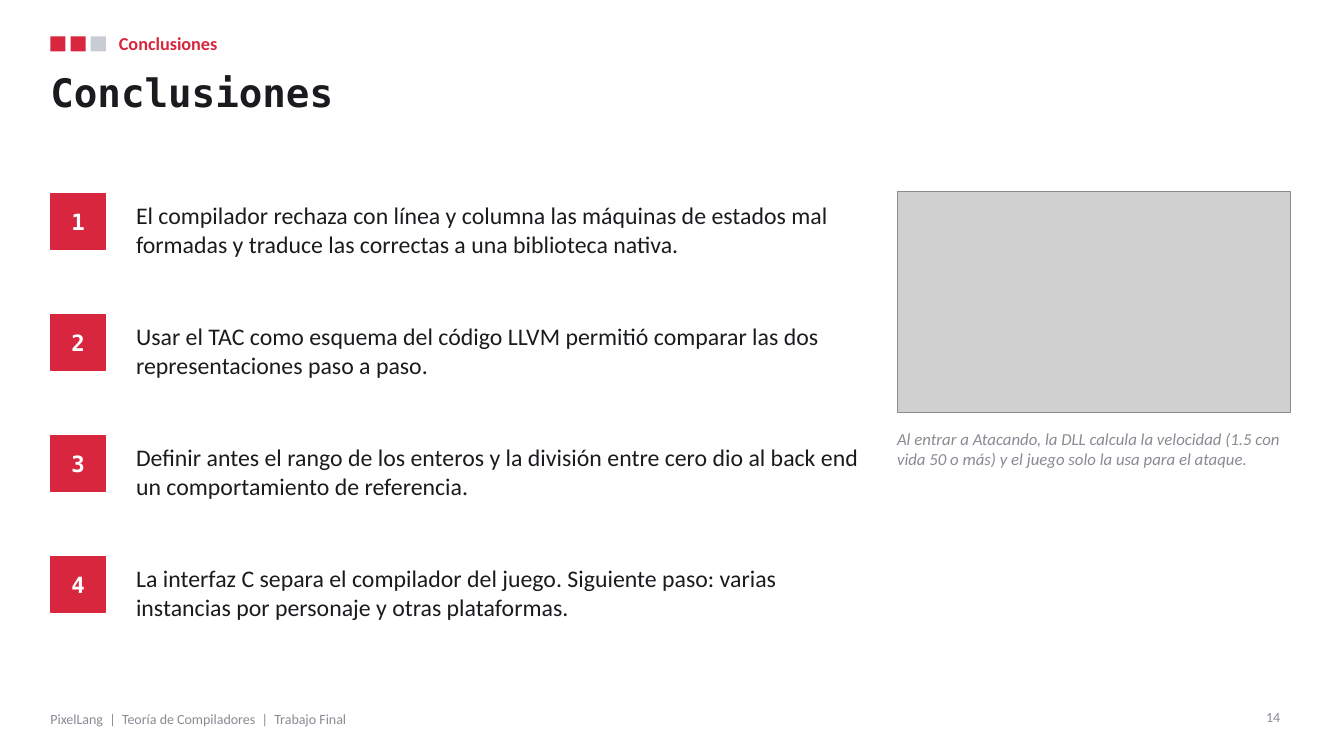
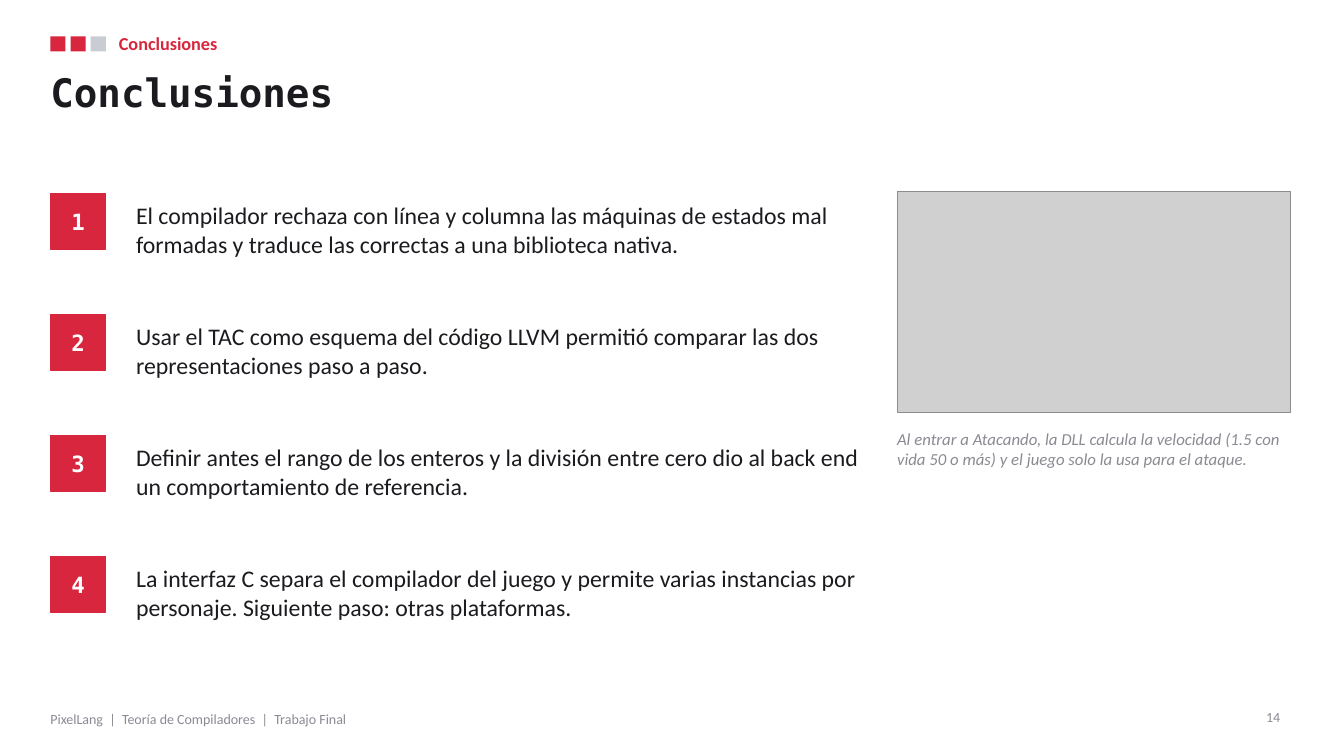
Before and after one commit to DavidRamPari/pixellang, a slide deck: slide 14 of docs/PixelLang_TrabajoFinal_Presentacion.pptx. Drawn at 1344x756 pixels with LibreOffice and Linux fonts; fonts in the diff are those of the drawing; grey boxes stand for pictures. Boxes give left, top, right and bottom in pixels: in the first picture for what was removed or moved away, otherwise in the second. Text is boxed around its words. In the diff, an @@ line names an element or a change of style, - is before the commit and + after.

Commit message:
Informe, presentación y video con los dos slimes
El informe explica las instancias de la interfaz C, el minijuego con dos slimes y el
nuevo límite (64 instancias por personaje); la Figura 2 y las capturas de la
presentación muestran a los dos slimes con vidas distintas. El video se grabó de nuevo
con la terminal y el minijuego actuales.

```diff
--- a/docs/PixelLang_TrabajoFinal_Presentacion.pptx
+++ b/docs/PixelLang_TrabajoFinal_Presentacion.pptx
@@ text at <box>136,570,855,620</box>: text changed @@
-La interfaz C separa el compilador del juego. Siguiente paso: varias instancias por personaje y otras plataformas.
+La interfaz C separa el compilador del juego y permite varias instancias por personaje. Siguiente paso: otras plataformas.
```
Also in this commit, not shown: 4 other slides changed, 4 other files.
